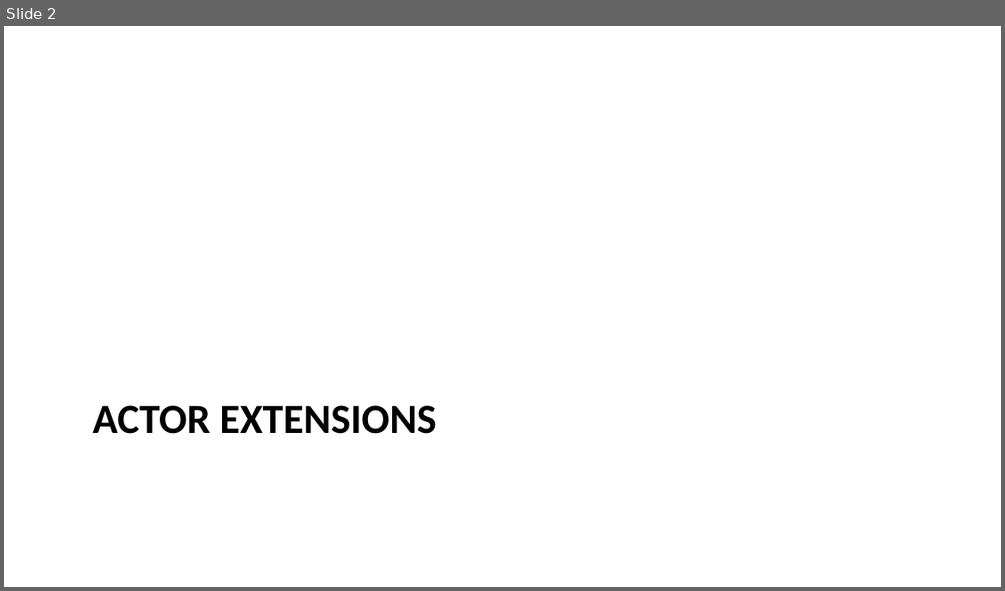
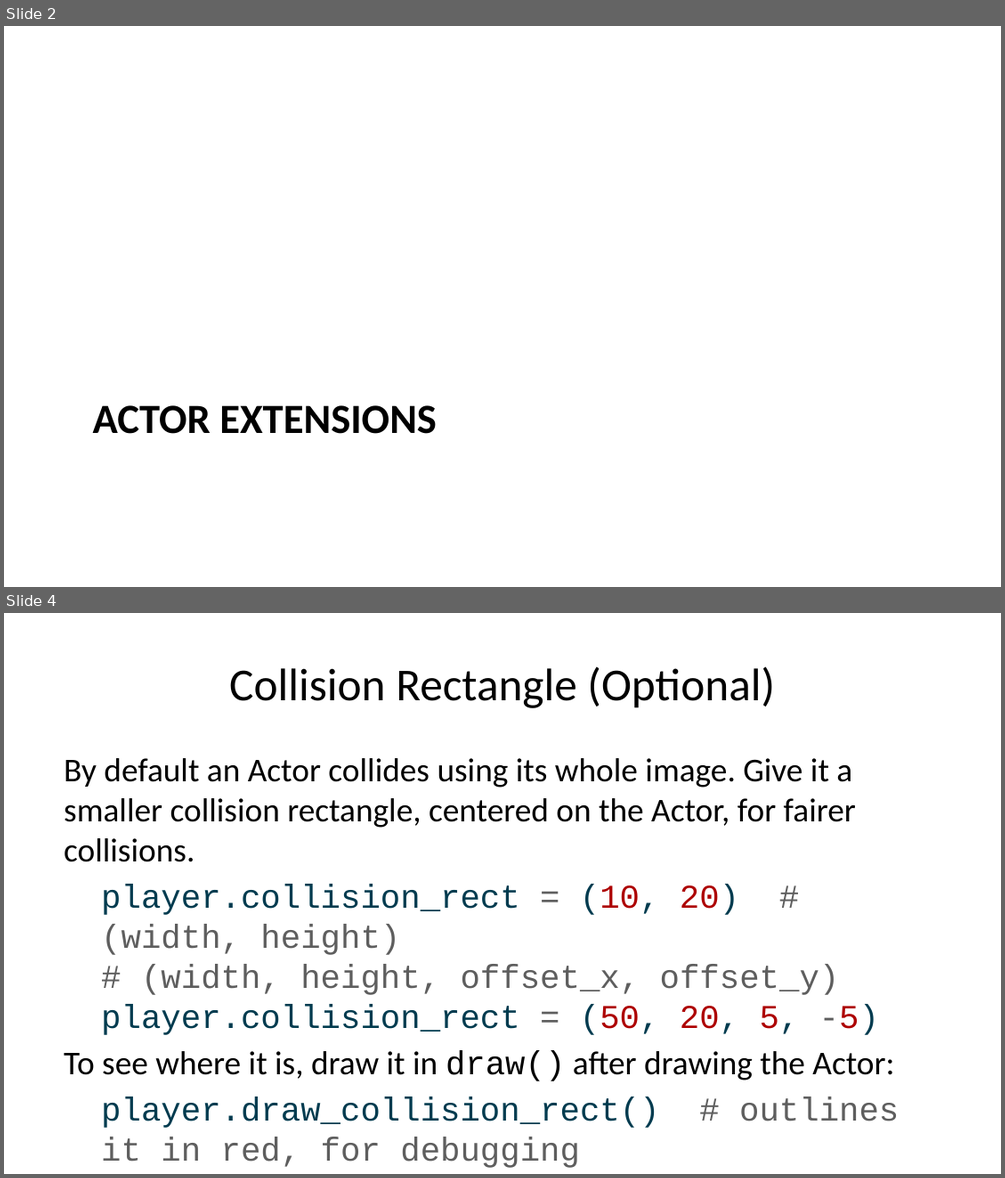
Before and after one commit to mjdargen/cs4040, a slide deck: course/u5m1/u5m1-slides.pptx. Shown one above the other, each under a label of ours: slide 2 before the commit, slides 2 and 4 after it; the slides between them are not shown. The pictures are 1005x591 and 1005x1178 pixels, drawn with LibreOffice and Linux fonts; fonts in the diff are those of the drawing. Boxes give left, top, right and bottom in pixels: in the first picture for what was removed or moved away, otherwise in the second. Text is boxed around its words. In the diff, an @@ line names an element or a change of style, - is before the commit and + after.

```diff
--- a/course/u5m1/u5m1-slides.pptx
+++ b/course/u5m1/u5m1-slides.pptx
@@ slide 4 added at [4,613,1001,1174], background #FFFFFF @@
@@ title added at [229,666,775,708], 33 pt, text #000000 @@
+Collision Rectangle (Optional)
@@ text added at [64,758,898,1127], 24 pt, text #000000 @@
+By default an Actor collides using its whole image. Give it a smaller collision rectangle, centered on the Actor, for fairer collisions.
+player.collision_rect = (10, 20) # (width, height)
+# (width, height, offset_x, offset_y)
+player.collision_rect = (50, 20, 5, -5)
+To see where it is, draw it in draw() after drawing the Actor:
+player.draw_collision_rect() # outlines it in red, for debugging
```
Also in this commit, not shown: 7 slides changed, 24 other slides added, 18 other files.
